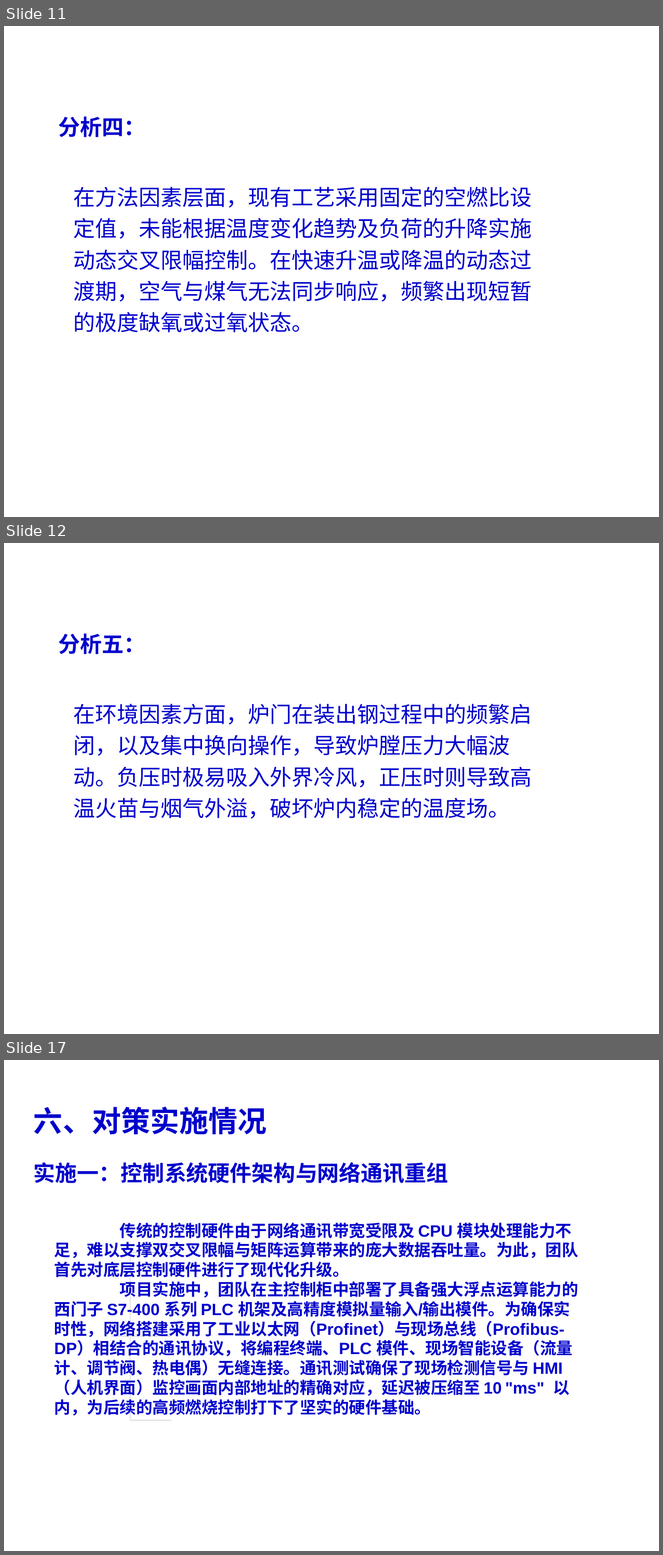
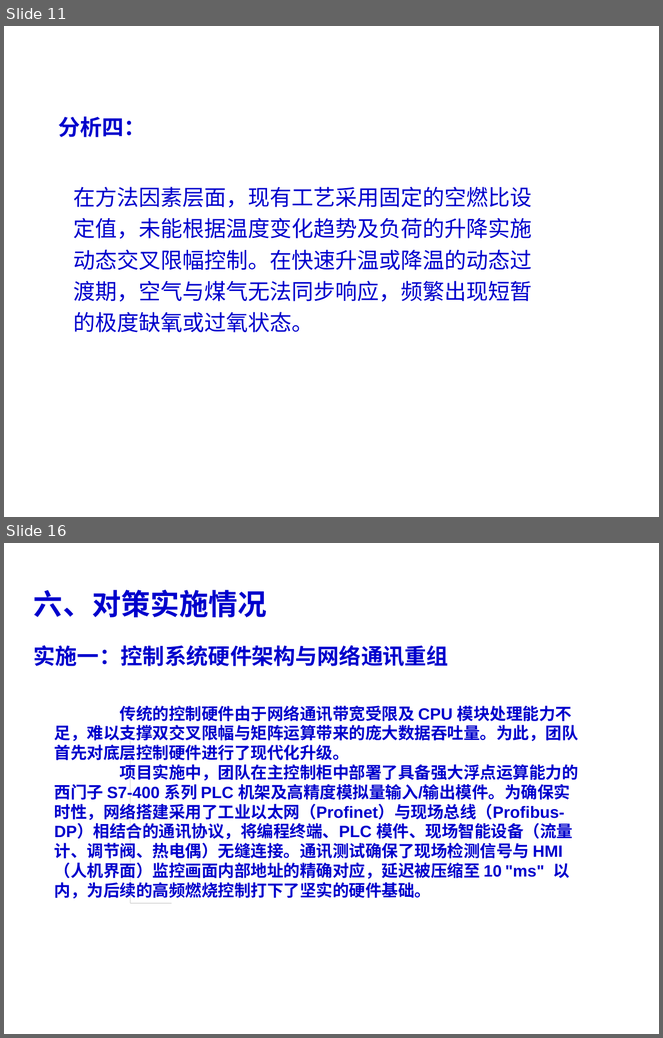
Before and after one commit to wfq1971/work_file, a slide deck: 2021年三棒作业区QC课题.ppt. Shown one above the other, each under a label of ours: slides 11, 12 and 17 before the commit, slides 11 and 16 after it; the slides between them are not shown. The pictures are 663x1555 and 663x1038 pixels, drawn with LibreOffice and Linux fonts; fonts in the diff are those of the drawing; background and template pictures are left out. Boxes give left, top, right and bottom in pixels: in the first picture for what was removed or moved away, otherwise in the second. Text is boxed around its words. In the diff, an @@ line names an element or a change of style, - is before the commit and + after.

```diff
--- a/2021年三棒作业区QC课题.ppt
+++ b/2021年三棒作业区QC课题.ppt
@@ slide 12 removed at (4,543,659,1034), background picture (left out) @@
@@ text removed at (59,633,146,654) @@
-分析五：
@@ text removed at (74,704,532,819) @@
-在环境因素方面，炉门在装出钢过程中的频繁启闭，以及集中换向操作，导致炉膛压力大幅波动。负压时极易吸入外界冷风，正压时则导致高温火苗与烟气外溢，破坏炉内稳定的温度场。
@@ what was slide 17 is now slide 16 @@
```
Also in this commit, not shown: 5 slides changed, 2 slides added, 1 other slide removed, 2 other files.
